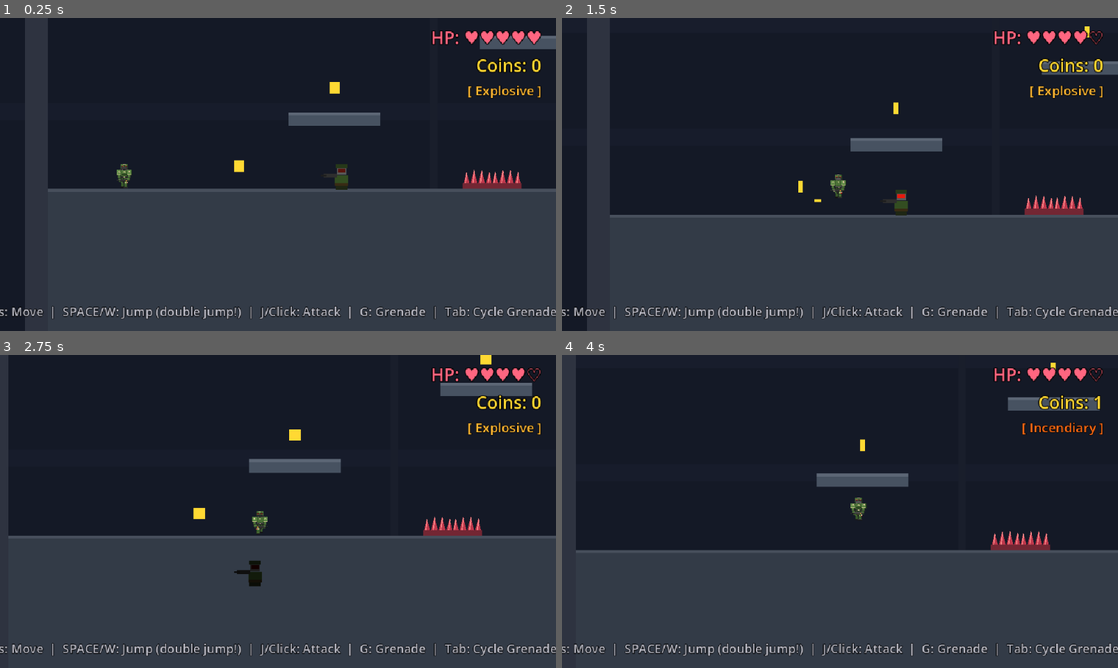
Above: before the commit, frames 1-4 (two rows, left to right).
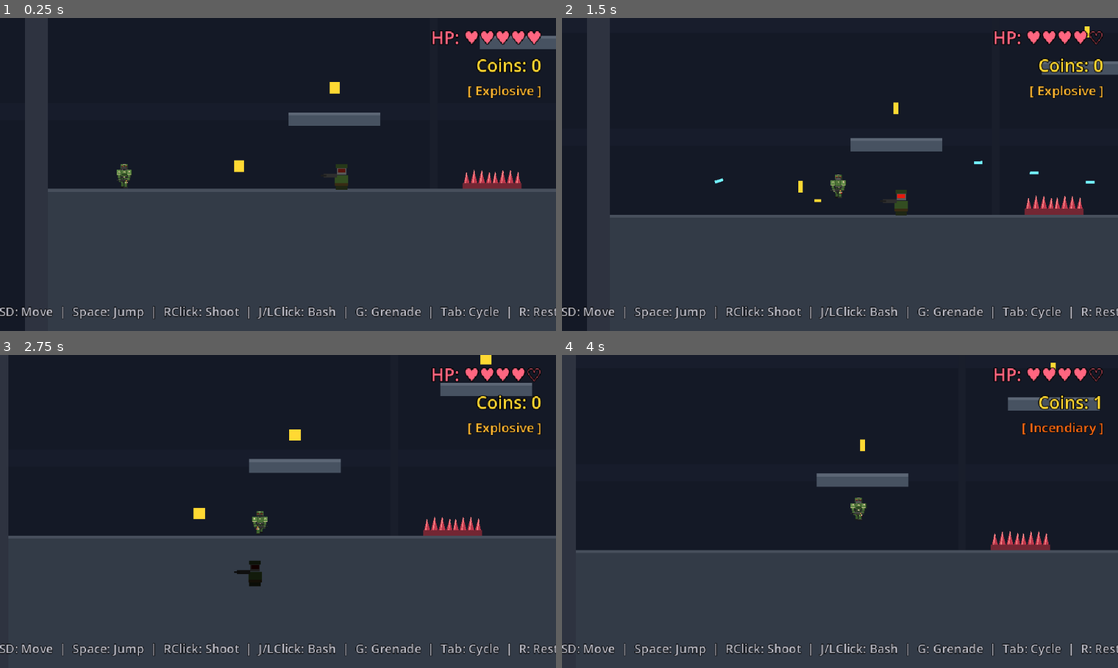
Above: after the commit, the same moments.

Repository: Crapula1/2d-platformer
Game: Godot game, scene res://scenes/Main.tscn
Same seed, same stepped clock (60 frames per second), same inputs: the game is played once before the commit and once after it.
Inputs (mouse positions are in pixels of both pictures, inside the frame that each line leads up to):
- Up to frame 1 (0.25 s): no input
- Up to frame 2 (1.5 s): move the mouse to (962, 158) at 0.52 s; hold Right mouse button (shoot, bound only after the commit) 0.53-1.28 s; hold D (move_right) from 0.53 s (still down); tap Space (jump) at 0.77, 0.8, 1.07, 1.35 s; move the mouse to (728, 190) at 1.27 s
- Up to frame 3 (2.75 s): tap Space (jump) at 1.52, 1.82, 2.3 s; right-click (166, 527) at 1.55 s; move the mouse to (333, 442) at 2.02 s; release D (move_right) at 2.03 s; hold A (move_left) from 2.03 s (still down); tap J (attack) at 2.1 s
- Up to frame 4 (4 s): move the mouse to (812, 574) at 2.77 s; release A (move_left) at 2.78 s; hold D (move_right) from 2.78 s (still down); tap S (crouch) at 2.85 s; tap Space (jump) at 3.02, 3.32, 3.77, 3.8 s; right-click (812, 574) at 3.05 s; move the mouse to (1006, 558) at 3.52 s; tap Q (cycle_grenade) at 3.6 s

The runs differ from the first frame. In frame 1, 1.8% of the frame differs, in the area x 0-100%, y 92-97%; in frame 2, 1.9%, in the area x 0-100%, y 45-97%; in frame 3, 1.8%; in frame 4, 1.8%.

Commit message:
Add player shooting: right-click fires mouse-aimed cyan bullets
- PlayerBullet.gd/tscn: cyan 9x3 Area2D, collision_mask=5 (World+Enemy),
  calls take_damage on enemy bodies, self-destructs on wall/enemy hit.
  Not in hazard group so player can't self-damage.
- Player.gd: right-click hold fires at mouse cursor (500 px/s, 0.18s
  cooldown, 1 damage). Muzzle offset follows facing direction. Sprite
  squishes on fire for visual feedback.
- project.godot: added 'shoot' input action (right mouse button).
- Main.gd: updated hint bar to mention RClick: Shoot.

Co-Authored-By: Claude Sonnet 4.6 <noreply@anthropic.com>

Diff:
--- a/project.godot
+++ b/project.godot
@@ -83,6 +83,11 @@
 "events": [Object(InputEventKey,"resource_local_to_scene":false,"resource_name":"","device":-1,"window_id":0,"alt_press …(195 unchanged characters)…
 ]
 }
+shoot={
+"deadzone": 0.5,
+"events": [Object(InputEventMouseButton,"resource_local_to_scene":false,"resource_name":"","device":-1,"window_id":0,"alt_pressed":false,"shift_pressed":false,"ctrl_pressed":false,"meta_pressed":false,"button_mask":0,"position":Vector2(0, 0),"global_position":Vector2(0, 0),"factor":1.0,"button_index":2,"canceled":false,"pressed":false,"double_click":false,"script":null)
+]
+}
 
 [layer_names]
 
--- /dev/null
+++ b/scenes/PlayerBullet.tscn
@@ -0,0 +1,21 @@
+[gd_scene load_steps=3 format=3]
+
+[ext_resource type="Script" path="res://scripts/PlayerBullet.gd" id="1_pb"]
+
+[sub_resource type="RectangleShape2D" id="pb_shape"]
+size = Vector2(9, 3)
+
+[node name="PlayerBullet" type="Area2D"]
+collision_layer = 0
+collision_mask = 5
+script = ExtResource("1_pb")
+
+[node name="Sprite" type="ColorRect" parent="."]
+offset_left = -4.5
+offset_top = -1.5
+offset_right = 4.5
+offset_bottom = 1.5
+color = Color(0.45, 0.95, 1.0, 1)
+
+[node name="CollisionShape2D" type="CollisionShape2D" parent="."]
+shape = SubResource("pb_shape")
--- a/scripts/Main.gd
+++ b/scripts/Main.gd
@@ -63,7 +63,7 @@
 		exit_node.exited.connect(_on_level_exit)
 
 	message_label.text = ""
-	hint_label.text = "WASD/Arrows: Move  |  SPACE/W: Jump (double jump!)  |  J/Click: Attack  |  G: Grenade  |  Tab: Cycle Grenade  |  R: Restart"
+	hint_label.text = "WASD: Move  |  Space: Jump  |  RClick: Shoot  |  J/LClick: Bash  |  G: Grenade  |  Tab: Cycle  |  R: Restart"
 
 func _process(_delta: float) -> void:
 	if Input.is_action_just_pressed("restart"):
--- a/scripts/Player.gd
+++ b/scripts/Player.gd
@@ -31,6 +31,11 @@
 
 # Sprint
 @export var sprint_multiplier: float = 1.65
+
+# Shooting
+@export var bullet_speed: float = 500.0
+@export var shoot_cooldown: float = 0.18
+@export var bullet_damage: int = 1
 
 # Wall run
 @export var wall_slide_gravity_scale: float = 0.08
@@ -66,12 +71,14 @@
 var score: int = 0
 
 const GRENADE_SCENE := preload("res://scenes/Grenade.tscn")
+const PLAYER_BULLET_SCENE := preload("res://scenes/PlayerBullet.tscn")
 const GRENADE_NAMES := ["Explosive", "Incendiary", "Electric"]
 @export var throw_force: float = 310.0
 
 var grenade_type: int = 0
 var grenade_cooldown_base: float = 0.85
 var _grenade_cooldown: float = 0.0
+var _shoot_timer: float = 0.0
 
 @onready var sprite: AnimatedSprite2D = $Sprite
 @onready var stand_shape: CollisionShape2D = $CollisionShape2D
@@ -109,6 +116,7 @@
 	_handle_horizontal_movement(delta)
 	_handle_attack_input()
 	_handle_grenade_input()
+	_handle_shoot_input()
 	_handle_jump_logic()
 
 	move_and_slide()
@@ -130,6 +138,8 @@
 		slide_cooldown_timer -= delta
 	if _grenade_cooldown > 0:
 		_grenade_cooldown -= delta
+	if _shoot_timer > 0:
+		_shoot_timer -= delta
 	if is_sliding:
 		slide_timer -= delta
 		if slide_timer <= 0:
@@ -404,5 +414,24 @@
 	sprite.scale = sprite.scale.lerp(target_scale, t)
 	sprite.position.y = lerpf(sprite.position.y, target_y, t)
 
+func _handle_shoot_input() -> void:
+	if is_dead or _shoot_timer > 0:
+		return
+	if Input.is_action_pressed("shoot"):
+		_shoot()
+		_shoot_timer = shoot_cooldown
+
+func _shoot() -> void:
+	var mouse_pos := get_global_mouse_position()
+	var muzzle := global_position + Vector2(18.0 if facing_right else -18.0, -8.0)
+	var dir := (mouse_pos - muzzle).normalized()
+	facing_right = dir.x >= 0.0
+
+	var bullet := PLAYER_BULLET_SCENE.instantiate()
+	get_parent().add_child(bullet)
+	bullet.global_position = muzzle
+	bullet.setup(dir, bullet_speed, bullet_damage)
+	sprite.scale = Vector2(0.26, 0.34)
+
 func _spawn_double_jump_effect() -> void:
 	sprite.scale = Vector2(0.39, 0.21)
--- /dev/null
+++ b/scripts/PlayerBullet.gd
@@ -0,0 +1,27 @@
+extends Area2D
+class_name PlayerBullet
+
+var vel: Vector2 = Vector2.ZERO
+var damage: int = 1
+var lifetime: float = 1.4
+
+func setup(direction: Vector2, speed: float, dmg: int) -> void:
+	vel = direction * speed
+	damage = dmg
+	rotation = direction.angle()
+
+func _ready() -> void:
+	collision_layer = 0
+	collision_mask = 5  # layer 1 (World) + layer 3 (Enemy)
+	body_entered.connect(_on_body_entered)
+
+func _process(delta: float) -> void:
+	position += vel * delta
+	lifetime -= delta
+	if lifetime <= 0:
+		queue_free()
+
+func _on_body_entered(body: Node) -> void:
+	if body.has_method("take_damage"):
+		body.take_damage(damage, global_position)
+	queue_free()
